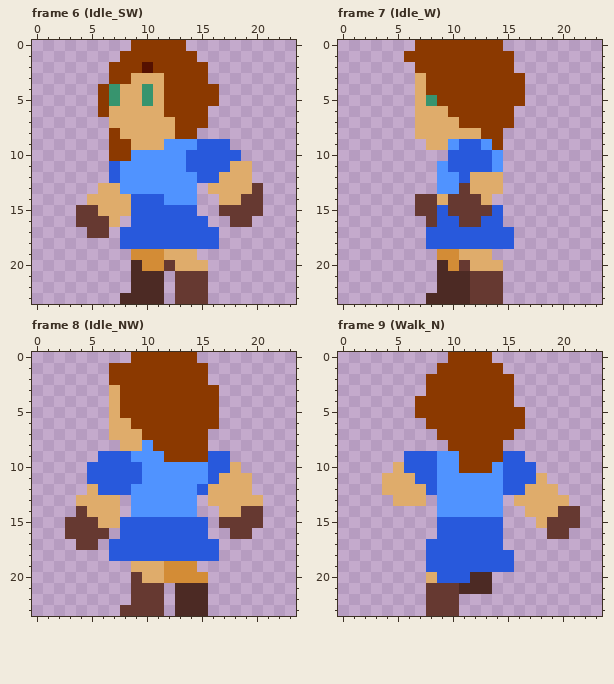
A pixel-art file gets an edit: The Curious Life of Eden/Assets/Sprites/EdenSprites.aseprite. This is how it looked before the edit.
24x24 pixels, 72 frames. Shown: frame 6 (Idle_SW), frame 7 (Idle_W), frame 8 (Idle_NW), frame 9 (Walk_N). The commit also changed other frames, which this record leaves out.
After the commit:
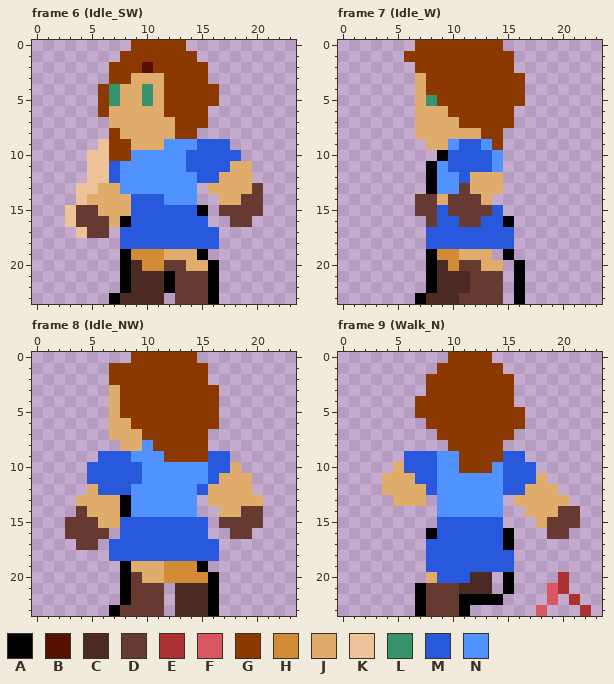
Palette (. is transparent): A #000000  B #551100  C #4c2a24  D #663931  E #ac3232  F #d95763  G #8b3900  H #d38c36  J #dfac6b  K #eec39a  L #37946e  M #2859dc  N #5093ff
Commit message: EdenSprite: begin sketching of attack cycles
Difference:
layer "Sketch/Sketch" now shown
layer "Sketch/Sketch_Legs" now shown
--- frame 6 (Idle_SW), layers "Color/LegFront", "Sketch/Sketch"
@@ x 0..23 @@
  8 .......GJJJJJGG.........
- 9 .......GGJJJNNNMMM......
-10 .......GGNNNNNMMMMM.....
-11 .......MNNNNNNMMMMJJ....
-12 .......MNNNNNNNMMJJJ....
-13 ......JJNNNNNNN.JJJJD...
-14 .....JJJJMMMNNN..JJDD...
-15 ....DDJJJMMMMMM..DDDD...
-16 ....DDDJ.MMMMMMM..DD....
-17 .....DD.MMMMMMMMM.......
+ 9 ......KGGJJJNNNMMM......
+10 .....KKGGNNNNNMMMMM.....
+11 .....KKMNNNNNNMMMMJJ....
+12 .....KKMNNNNNNNMMJJJ....
+13 ....KKJJNNNNNNN.JJJJD...
+14 ....KJJJJMMMNNN..JJDD...
+15 ...KDDJJJMMMMMMA.DDDD...
+16 ...KDDDJAMMMMMMM..DD....
+17 ....KDD.MMMMMMMMM.......
 18 ........MMMMMMMMM.......
-19 .........HHHJJJ.........
-20 .........CHHDJJJ........
-21 .........CCC.DDD........
-22 .........CCC.DDD........
-23 ........CCCC.DDD........
+19 ........AHHHJJJA........
+20 ........ACHHDDJJA.......
+21 ........ACCCADDDA.......
+22 ........ACCCADDDA.......
+23 .......ACCCC.DDDA.......
--- frame 7 (Idle_W), layers "Color/LegFront", "Sketch/Sketch"
@@ x 5..18 @@
  9 ...JJNMMNG....
-10 .....MMMMN....
-11 ....NMMMMN....
-12 ....NNMJJJ....
-13 ....NNDJJJ....
+10 ....AMMMMN....
+11 ...ANMMMMN....
+12 ...ANNMJJJ....
+13 ...ANNDJJJ....
 14 ..DDJDDDJ.....
 15 ..DDMDDDDM....
-16 ...DMMDDMM....
+16 ...DMMDDMMA...
 17 ...MMMMMMMM...
 18 ...MMMMMMMM...
-19 ....HHJJJ.....
-20 ....CHDJJJ....
-21 ....CCCDDD....
-22 ....CCCDDD....
-23 ...CCCCDDD....
+19 ...AHHJJJ.A...
+20 ...ACHDDJJ.A..
+21 ...ACCCDDD.A..
+22 ...ACCCDDD.A..
+23 ..ACCCDDDD.A..
--- frame 8 (Idle_NW), layer "Sketch/Sketch"
@@ x 6..10 @@
 12 MMMNN
-13 JJ.NN
-14 JJ.NN
+13 JJANN
+14 JJANN
 15 JJMMM
@@ x 5..18 @@
 18 ..MMMMMMMMMM..
-19 ....JJJHHH....
-20 ....DJJHHHH...
-21 ....DDD.CCC...
-22 ....DDD.CCC...
-23 ...DDDD.CCC...
+19 ...AJJJHHHA...
+20 ...ADJJHHHHA..
+21 ...ADDD.CCCA..
+22 ...ADDD.CCCA..
+23 ..ADDDD.CCCA..
--- frame 9 (Walk_N), layer "Sketch/Sketch_Legs"
@@ x 0..23 @@
 15 .........MMMMMM...JDDD..
-16 .........MMMMMM....DD...
-17 ........MMMMMMM.........
+16 ........AMMMMMMA...DD...
+17 ........MMMMMMMA........
 18 ........MMMMMMMM........
 19 ........MMMMMMMM........
-20 ........JMMMCC..........
-21 ........DDDCCC..........
-22 ........DDD.............
-23 ........DDD.............
+20 ........JMMMCC.A....E...
+21 .......ADDDCCC.A...FE...
+22 .......ADDDAAAA....F.E..
+23 .......ADDDA......F...E.
Where, in picture pixels (left, top, right, bottom), the same in both pictures:
added: (65, 139, 131, 304)
changed: (164, 205, 219, 304)
added: (426, 150, 448, 194)
changed: (415, 216, 525, 304)
added: (120, 495, 131, 517)
added: (109, 561, 131, 616)
added: (197, 561, 219, 616)
added: (415, 528, 591, 616)
